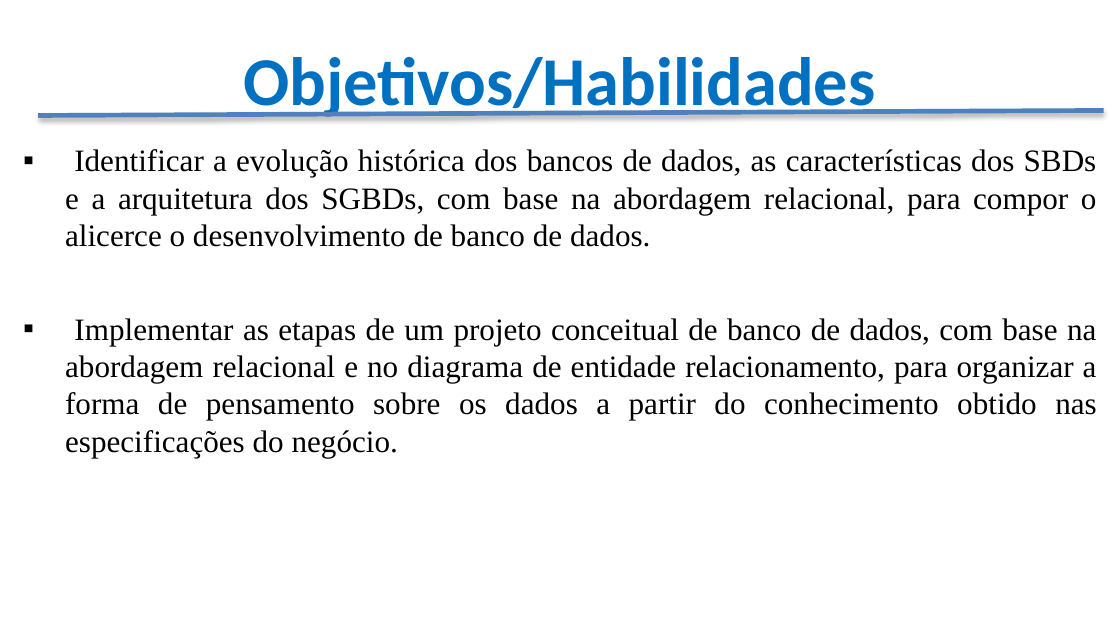
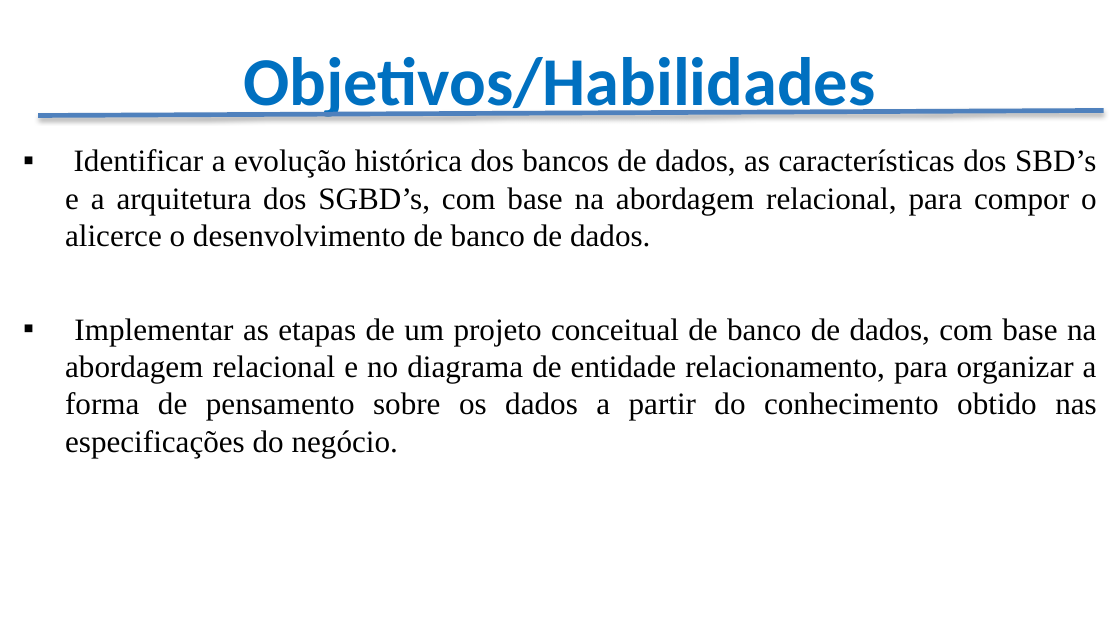
Before and after one commit to CloudEducationBrazil/WydenBancoDados, a slide deck: slide 5 of Apresentação - Banco de Dados.pptx. Drawn at 1120x630 pixels with LibreOffice and Linux fonts; fonts in the diff are those of the drawing; background and template pictures are left out. Boxes give left, top, right and bottom in pixels: in the first picture for what was removed or moved away, otherwise in the second. Text is boxed around its words. In the diff, an @@ line names an element or a change of style, - is before the commit and + after.

```diff
--- a/Apresentação - Banco de Dados.pptx
+++ b/Apresentação - Banco de Dados.pptx
@@ text at (65,149,1097,247): text changed @@
-▪ Identificar a evolução histórica dos bancos de dados, as características dos SBDs e a arquitetura dos SGBDs, com base na abordagem relacional, para compor o alicerce o desenvolvimento de banco de dados.
+▪ Identificar a evolução histórica dos bancos de dados, as características dos SBD’s e a arquitetura dos SGBD’s, com base na abordagem relacional, para compor o alicerce o desenvolvimento de banco de dados.
```
Also in this commit, not shown: 3 other slides changed, 3 slides removed.
